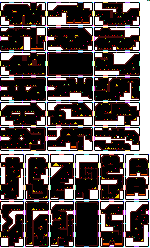
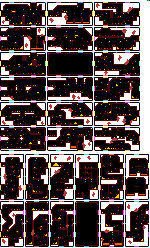
The second 150px x 248px image is a revision of the first. Changes to its layers:
added layer "evil_temple.png #1" above "crypt.png" over (2, 3, 148, 244)
hid "evil_temple.png copy" over (2, 3, 148, 244)
